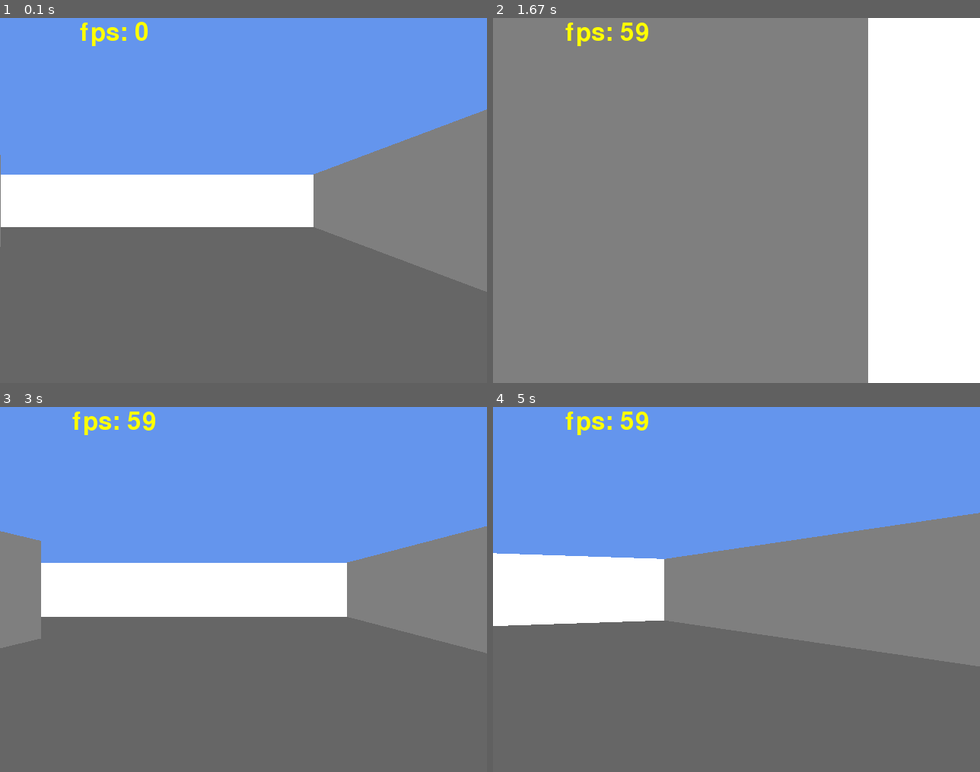
Above: before the commit, frames 1-4 (two rows, left to right).
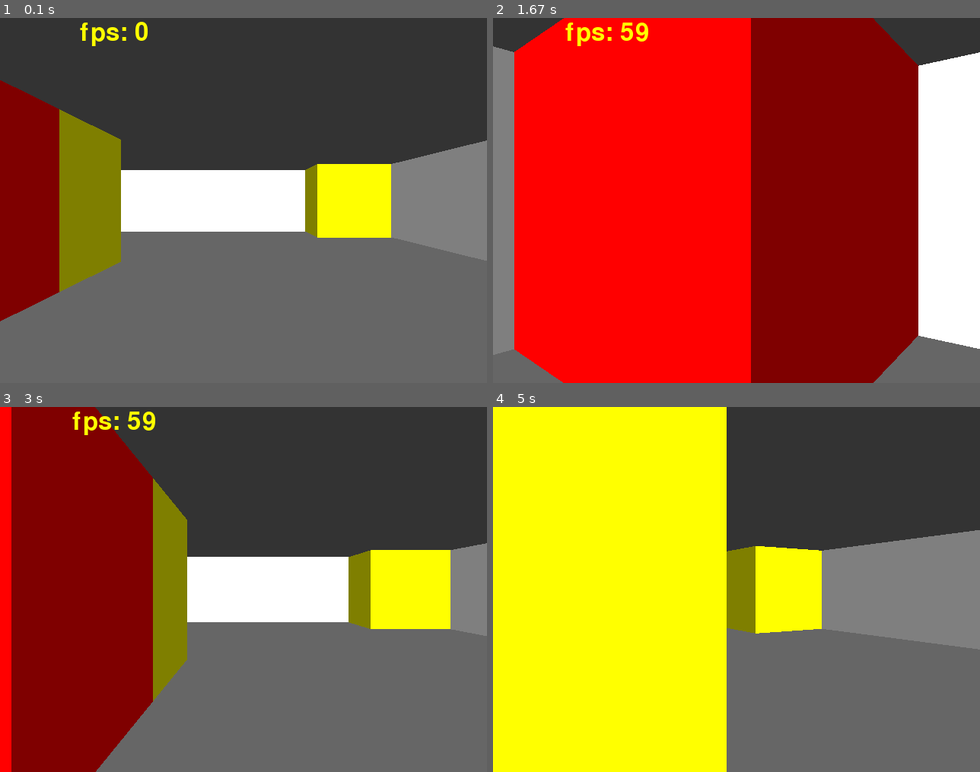
Above: after the commit, the same moments.

Repository: edwin-jones/pyrayder
Game: pygame game, started from raycast-test/raycast-test/raycast3D.pyw
Same seed, same stepped clock (60 frames per second), same inputs: the game is played once before the commit and once after it.
Inputs:
- Up to frame 1 (0.1 s): no input
- Up to frame 2 (1.67 s): hold Right 0.33-0.8 s; hold Up 0.83-1.13 s; hold Right 1.17-1.63 s; hold D 1.17-1.63 s
- Up to frame 3 (3 s): hold Left 1.67-2.2 s; hold A 1.67-2.2 s; hold Down 2.23-2.53 s; hold Left 2.57-2.97 s; hold A 2.57-2.97 s
- Up to frame 4 (5 s): hold Up 3-3.37 s; hold Right 3.4-4.03 s; hold D 3.4-4.03 s; hold Down 4.07-4.43 s; hold Left 4.47-4.93 s; hold A 4.47-4.93 s; hold Right from 4.97 s (still down); hold D from 4.97 s (still down)

The runs differ from the first frame. In frame 1, 55% of the frame differs, in the area x 0-100%, y 0-84%; in frame 2, 86%, in the area x 0-100%, y 0-100%; in frame 3, 66%; in frame 4, 73%.

Commit message:
better explaination of distance to next grid square calculation(s)

Diff:
--- a/raycast-test/raycast-test/colors.py
+++ b/raycast-test/raycast-test/colors.py
@@ -12,3 +12,5 @@
 RED=(255, 0, 0)
 GREEN=(0, 255, 0)
 BLUE=(0, 0, 255)
+PURPLE=(255, 0, 255)
+ORANGE = (255, 128, 0)
--- a/raycast-test/raycast-test/game.py
+++ b/raycast-test/raycast-test/game.py
@@ -1,3 +1,6 @@
+#inspiration loving taken from here http://lodev.org/cgtutor/raycasting.html
+#and here https://www.essentialmath.com/GDC2012/GDC2012_JMV_Rotations.pdf (see 2D vec rotations)
+
 import math
 import colors
 import pygame
@@ -21,18 +24,18 @@
 
     TARGET_FPS = 60
 
-    MAP = [
-        [1, 1, 1, 1, 1, 1, 1, 1, 1, 1],
-        [1, 0, 0, 0, 0, 0, 0, 0, 0, 1],
-        [1, 0, 0, 0, 0, 0, 0, 0, 0, 1],
-        [1, 0, 0, 0, 0, 0, 0, 0, 0, 1],
-        [1, 0, 0, 0, 5, 3, 0, 0, 0, 1],
-        [1, 0, 0, 0, 1, 4, 0, 0, 0, 1],
-        [1, 0, 0, 0, 0, 0, 0, 0, 0, 1],
-        [1, 0, 0, 0, 0, 0, 0, 0, 0, 1],
-        [1, 0, 0, 0, 0, 0, 0, 0, 0, 1],
-        [1, 1, 1, 1, 1, 1, 1, 1, 1, 1],
-        ]
+    MAP = (
+            (1, 1, 1, 1, 1, 1, 1, 1, 1, 1),
+            (1, 2, 0, 0, 0, 0, 0, 0, 3, 1),
+            (1, 0, 0, 0, 0, 0, 0, 0, 0, 1),
+            (1, 0, 0, 0, 0, 0, 0, 0, 0, 1),
+            (1, 0, 0, 0, 2, 3, 0, 0, 0, 1),
+            (1, 0, 0, 0, 5, 6, 0, 0, 0, 1),
+            (1, 0, 0, 0, 0, 0, 0, 0, 0, 1),
+            (1, 0, 0, 0, 0, 0, 0, 0, 0, 1),
+            (1, 5, 0, 0, 0, 0, 0, 0, 4, 1),
+            (1, 1, 1, 1, 1, 1, 1, 1, 1, 1),
+          )
 
 
     SCREEN_WIDTH = 640
@@ -45,11 +48,11 @@
     SCREEN_SIZE = (SCREEN_WIDTH, SCREEN_HEIGHT)
     SCREEN = pygame.display.set_mode(SCREEN_SIZE)
 
-    PLAYER_START_POSITION = Vector2(2, 2)
+    PLAYER_START_POSITION = Vector2(3, 3)
     PLAYER_START_DIRECTION = Vector2(1, 0)
-    PLAYER_START_CAMERA_PLANE = Vector2(0, -0.5)
-
-    WALL_PALETTE = [colors.BLACK, colors.WHITE, colors.RED, colors.GREEN, colors.BLUE, colors.YELLOW]
+    PLAYER_START_CAMERA_PLANE = Vector2(0, -0.66) #66 degree fov. Length 1 would be a 90 degree fov, 0.5 would be 45. Camera plane must be perpendicular to player direction!
+
+    WALL_PALETTE = [colors.BLACK, colors.WHITE, colors.RED, colors.GREEN, colors.BLUE, colors.YELLOW, colors.PURPLE, colors.ORANGE]
 
     fps = 0
 
@@ -131,8 +134,8 @@
 
 		   #calculate ray position and direction
 
-            ratio = x / self.SCREEN_WIDTH # what percentage of the screen with is the current x value.
-            cameraX = (2 * ratio) - 1 # x-coordinate along camera plane, from -1 through 0 and on to 1
+            x_ratio = x / self.SCREEN_WIDTH # what percentage of the screen with is the current x value.
+            cameraX = (2 * x_ratio) - 1 # x-coordinate along camera plane, from -1 through 0 and on to 1
 
             rayPosition = player.position
 
@@ -144,8 +147,8 @@
             mapY = int(rayPosition.y)
 
             #length of ray from current position to next x or y-side
-            sideDistX = 0
-            sideDistY = 0
+            distance_to_side_x = 0
+            distance_to_side_y = 0
 
             #length of ray from one x or y-side to next x or y-side
             #see https://gamedev.stackexchange.com/q/45013 for a better explanation.
@@ -164,8 +167,8 @@
             # a*a + b*b = c*c OR
             # x*x + y*y = length * length SO
             # length = sqrt(x*x + y*y)
-            deltaDistX = scaled_x.length()
-            deltaDistY = scaled_y.length()
+            distance_delta_x = scaled_x.length()
+            distance_delta_y = scaled_y.length()
 
             perpWallDist = 0
 
@@ -176,34 +179,58 @@
             hit = False #was there a wall hit?
             side = Side.LeftOrRight #was a NS or a EW wall hit?
 
-          #calculate step and initial sideDist
+            #calculate step and initial sideDist
             if rayDir.x < 0:
+
+                # a negative x means we are moving left
                 stepX = -1
-                sideDistX = (rayPosition.x - mapX) * deltaDistX
+
+                # subtract current map square x cord from the total ray x to get the difference/distance in x from the ray origin to the left wall,
+                # as if we are moving right the rayPosition.x will be the greater value and we want an absolute/non negative value for the difference.
+                # this is the same as the ratio of how far the ray position is across the map grid square in x, 0 = 0% and 1 = 100%.
+                x_ratio = (rayPosition.x - mapX)
+
+                # multiply distance_delta by this ratio to get the true distance we need to go in the direction of the ray to hit the left wall.
+                distance_to_side_x = distance_delta_x * x_ratio
 
             else:
+
+                # a positive x means we are moving right
                 stepX = 1
-                sideDistX = (mapX + 1.0 - rayPosition.x) * deltaDistX
-
+
+                # subtract ray.x from the NEXT square's X co-ordinate to get the difference/distance in x from the ray origin to the right wall,
+                # as if we are moving right the  map x + 1 will be the greater value and we want an absolute/non negative value for the difference.
+                # this is the same as the ratio of how far the ray position is across the next map grid square in x, 0 = 0% and 1 = 100%.
+                x_ratio = (mapX + 1 - rayPosition.x)
+
+                # multiply distance_delta by this ratio to get the true distance we need to go in the direction of the ray to hit the right wall.
+                distance_to_side_x = distance_delta_x * x_ratio
+
+            # the same principles as above apply for  distance checks for the distance for the ray to go to hit the square below and above.
             if rayDir.y < 0:
+
+                #a negative y means mean we are going up
                 stepY = -1
-                sideDistY = (rayPosition.y - mapY) * deltaDistY
+                y_ratio = (rayPosition.y - mapY)
+                distance_to_side_y =  distance_delta_y * y_ratio
 
             else:
+                #a positive y means mean we are going down
                 stepY = 1
-                sideDistY = (mapY + 1.0 - rayPosition.y) * deltaDistY
+                y_ratio = (mapY + 1 - rayPosition.y)
+                distance_to_side_y = distance_delta_y * y_ratio
 
             #perform DDA
             while (hit == False):
 
                 #jump to next map square, OR in x-direction, OR in y-direction
-                if (sideDistX < sideDistY):
-                    sideDistX += deltaDistX
+                if (distance_to_side_x < distance_to_side_y):
+                    distance_to_side_x += distance_delta_x
                     mapX += stepX
                     side = Side.LeftOrRight
 
                 else:
-                    sideDistY += deltaDistY
+                    distance_to_side_y += distance_delta_y
                     mapY += stepY
                     side = Side.BottomOrTop
 
@@ -267,7 +294,7 @@
 
             #fill screen with back buffer color and then draw the ceiling/sky.
             self.SCREEN.fill(colors.FLOOR_GRAY)
-            pygame.draw.rect(self.SCREEN, colors.SKY_BLUE, (0, 0, self.SCREEN_WIDTH, self.SCREEN_HEIGHT/2))
+            pygame.draw.rect(self.SCREEN, colors.CEILING_GRAY, (0, 0, self.SCREEN_WIDTH, self.SCREEN_HEIGHT/2))
 
             self.simulate(player)
             self.render(player)
--- a/raycast-test/raycast-test/player.py
+++ b/raycast-test/raycast-test/player.py
@@ -6,8 +6,6 @@
         self.position = position
         self.direction = direction
         self.camera_plane = camera_plane
-        self.rotation = 0
-        self.camera_rotation = 90
 
     def __repr__(self):
         return 'Player with position x:{} y:{}'.format(self.position.x, self.position.y)
Renamed: raycast-test/raycast-test/raycast3D.py -> raycast-test/raycast-test/raycast3D.pyw
